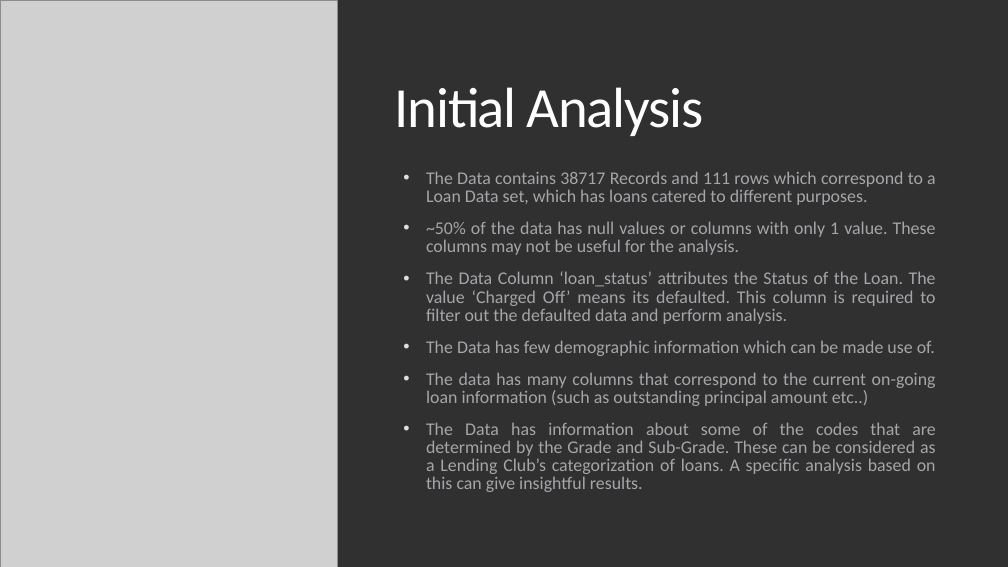
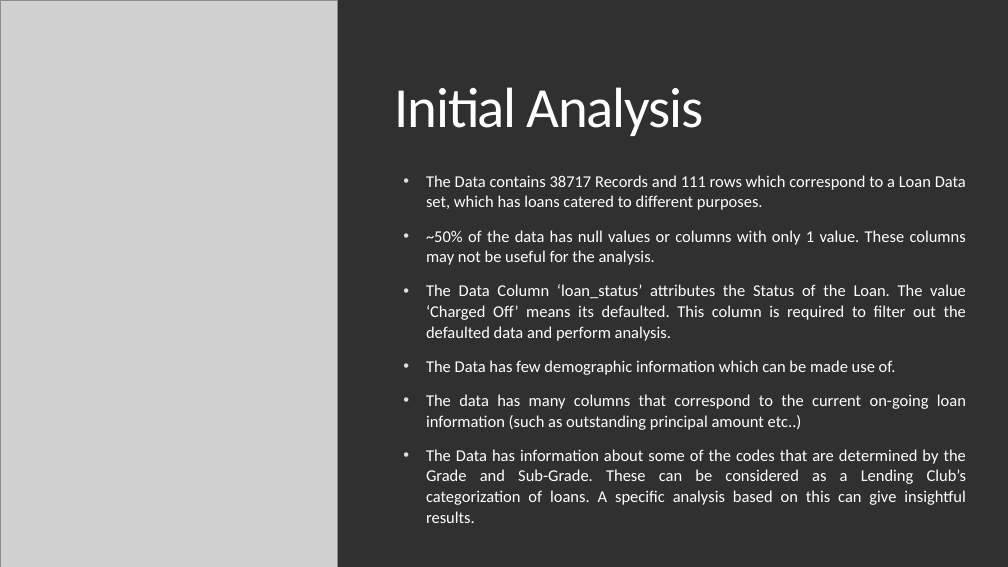
Before and after one commit to Vasista-Eranki/LendingClubCaseStudy, a slide deck: slide 5 of Lending Club Case Study.pptx. Drawn at 1008x567 pixels with LibreOffice and Linux fonts; fonts in the diff are those of the drawing; grey boxes stand for pictures. Boxes give left, top, right and bottom in pixels: in the first picture for what was removed or moved away, otherwise in the second. Text is boxed around its words. In the diff, an @@ line names an element or a change of style, - is before the commit and + after.

```diff
--- a/Lending Club Case Study.pptx
+++ b/Lending Club Case Study.pptx
@@ text "The Data contains 38717 Records ..." at (426,175,966,523): size 17 to 15.7 pt, text colour #A5A5AA to #FFFFFF; line spacing 0.85 to 1.04 @@
```
Also in this commit, not shown: 3 other slides changed, 1 other file.
